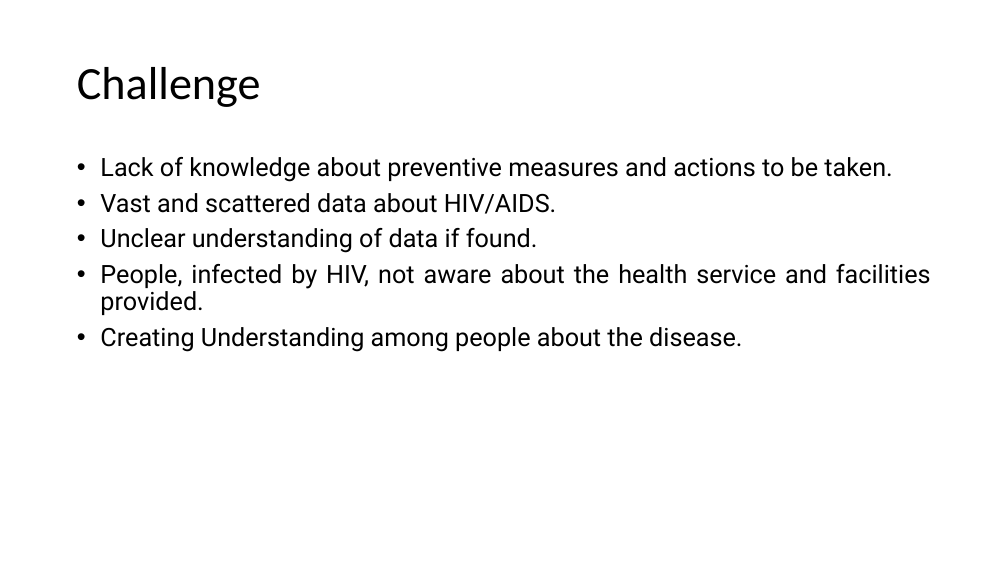
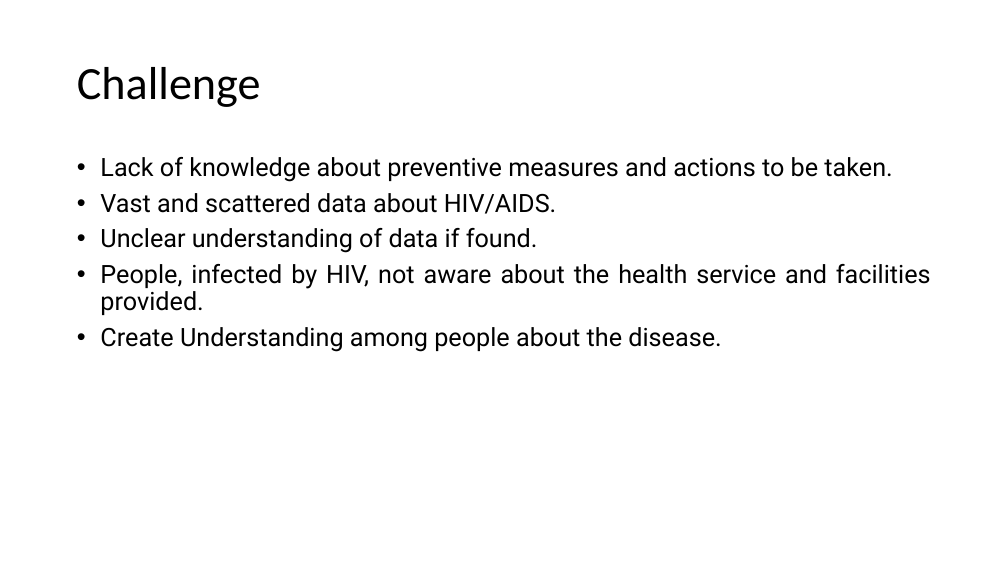
Before and after one commit to RaiSaugat/FinalThoughts, a slide deck: slide 2 of hackathon showcasing presentation template.pptx. Drawn at 1008x567 pixels with LibreOffice and Linux fonts; fonts in the diff are those of the drawing; background and template pictures are left out. Boxes give left, top, right and bottom in pixels: in the first picture for what was removed or moved away, otherwise in the second. Text is boxed around its words. In the diff, an @@ line names an element or a change of style, - is before the commit and + after.

Commit message:
—Update Slides

```diff
--- a/hackathon showcasing presentation template.pptx
+++ b/hackathon showcasing presentation template.pptx
@@ text at (100,327,721,352): text changed @@
-• Creating Understanding among people about the disease.
+• Create Understanding among people about the disease.
```
Also in this commit, not shown: 1 other slide changed.
